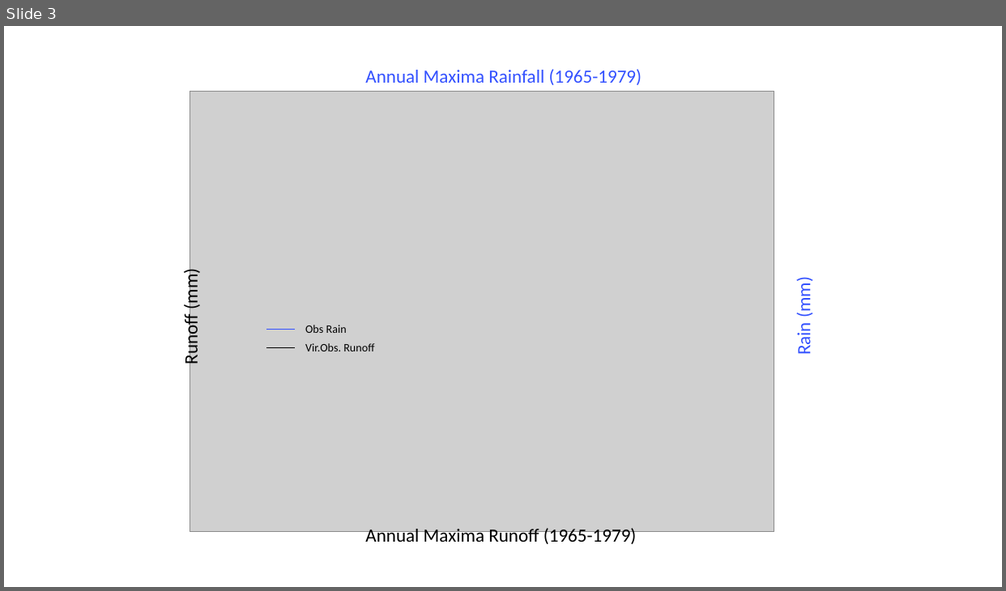
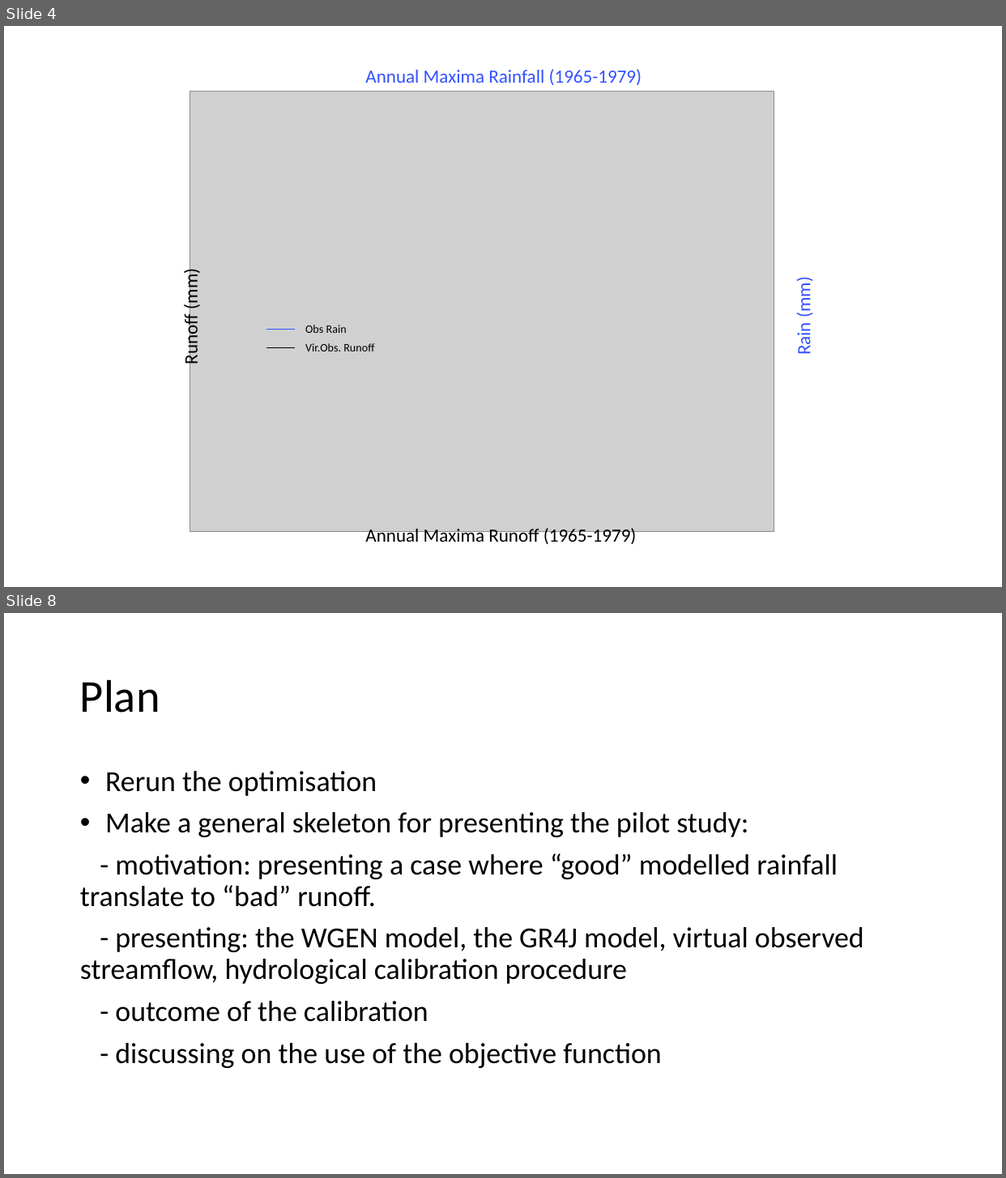
Before and after one commit to thienhuytruongnguyen/PilotStudy01, a slide deck: Meeting 30.pptx. Shown one above the other, each under a label of ours: slide 3 before the commit, slides 4 and 8 after it; the slides between them are not shown. The pictures are 1006x591 and 1006x1178 pixels, drawn with LibreOffice and Linux fonts; fonts in the diff are those of the drawing; grey boxes stand for pictures. Boxes give left, top, right and bottom in pixels: in the first picture for what was removed or moved away, otherwise in the second. Text is boxed around its words. In the diff, an @@ line names an element or a change of style, - is before the commit and + after.

```diff
--- a/Meeting 30.pptx
+++ b/Meeting 30.pptx
@@ slide 8 added at (x1=4, y1=613, x2=1002, y2=1174), background #FFFFFF @@
@@ title added at (x1=80, y1=679, x2=160, y2=713), 44 pt, text #000000 @@
+Plan
@@ text added at (x1=80, y1=771, x2=864, y2=1068), 28 pt, text #000000 @@
+• Rerun the optimisation
+• Make a general skeleton for presenting the pilot study:
+- motivation: presenting a case where “good” modelled rainfall translate to “bad” runoff.
+- presenting: the WGEN model, the GR4J model, virtual observed streamflow, hydrological calibration procedure
+- outcome of the calibration
+- discussing on the use of the objective function
@@ what was slide 3 is now slide 4 @@
```
Also in this commit, not shown: 3 slides changed, 2 other slides added, 18 other files.
